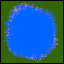
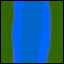
Before/after of a w=64, h=64 layered artwork. What changed in the layer stack:
showed "riverV", painted on it over [1,1,63,63]
hid "pond", painted on it over [1,1,63,63]
showed "riverH", painted on it over [1,1,63,63]
